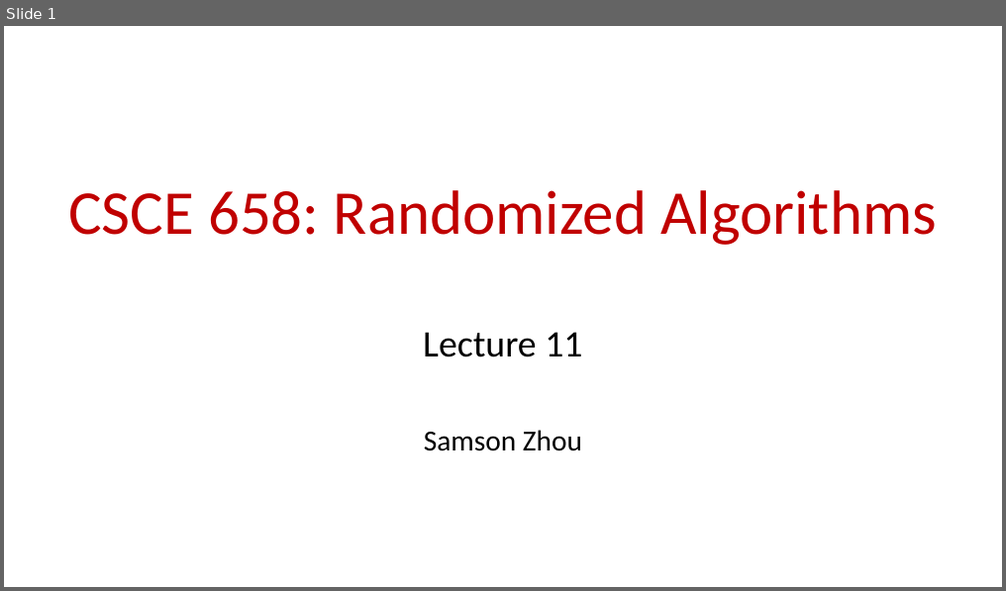
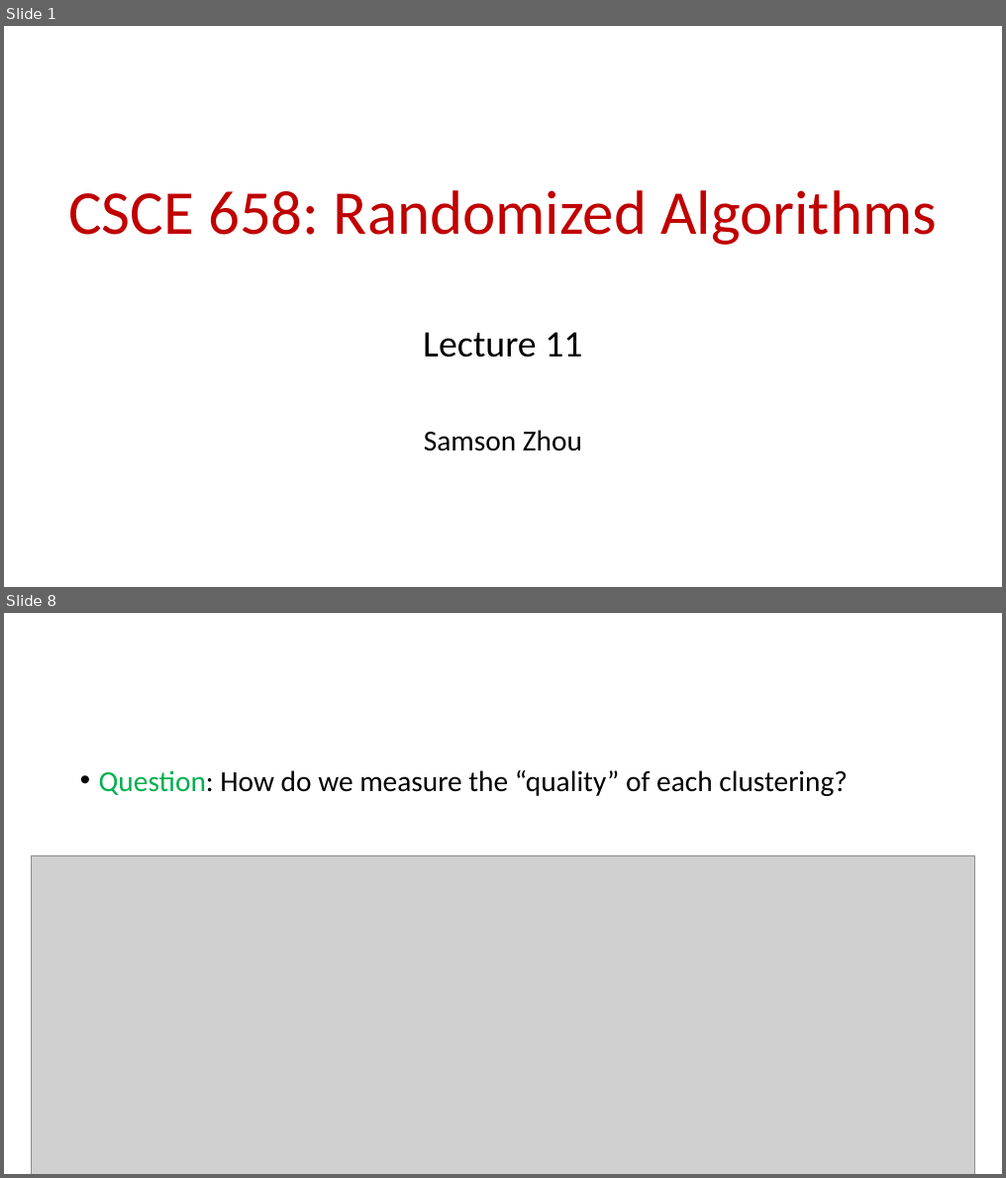
Before and after one commit to samsonzhou/samsonzhou.github.io, a slide deck: CSCE658-S24/L11.pptx. Shown one above the other, each under a label of ours: slide 1 before the commit, slides 1 and 8 after it; the slides between them are not shown. The pictures are 1006x591 and 1006x1178 pixels, drawn with LibreOffice and Linux fonts; fonts in the diff are those of the drawing; grey boxes stand for pictures. Boxes give left, top, right and bottom in pixels: in the first picture for what was removed or moved away, otherwise in the second. Text is boxed around its words. In the diff, an @@ line names an element or a change of style, - is before the commit and + after.

```diff
--- a/CSCE658-S24/L11.pptx
+++ b/CSCE658-S24/L11.pptx
@@ slide 8 added at <box>4,613,1002,1174</box>, background #FFFFFF @@
@@ text added at <box>99,770,847,796</box>, 28 pt, text #000000 @@
+• Question: How do we measure the “quality” of each clustering?
@@ picture added at <box>31,856,975,1174</box> @@
@@ picture added at <box>248,1057,746,1099</box> @@
```
Also in this commit, not shown: 65 other slides added.
